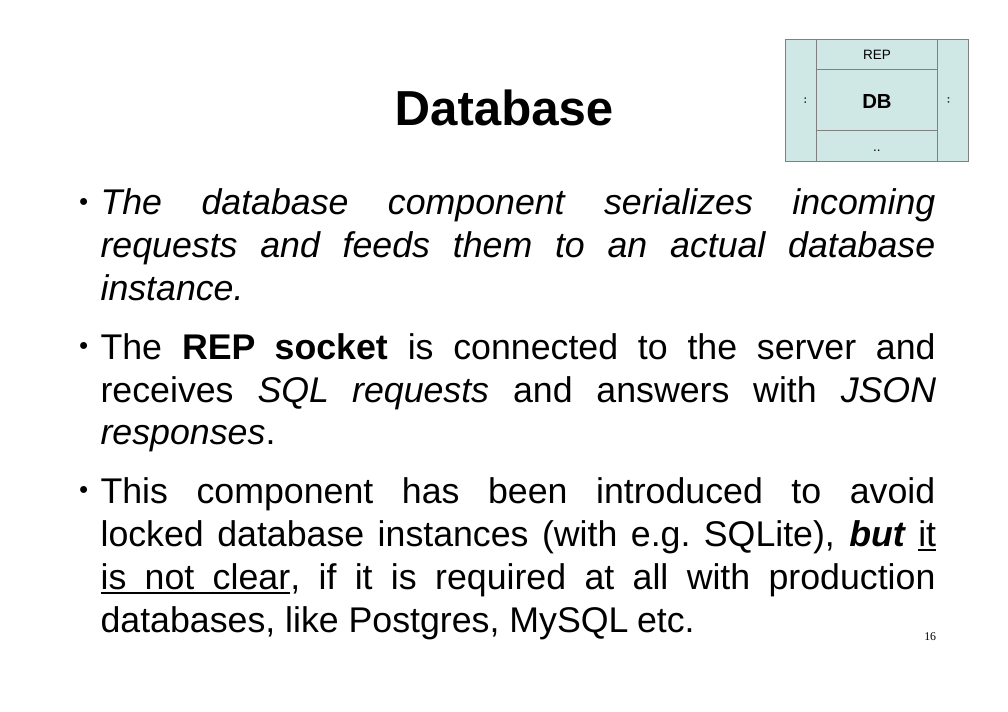
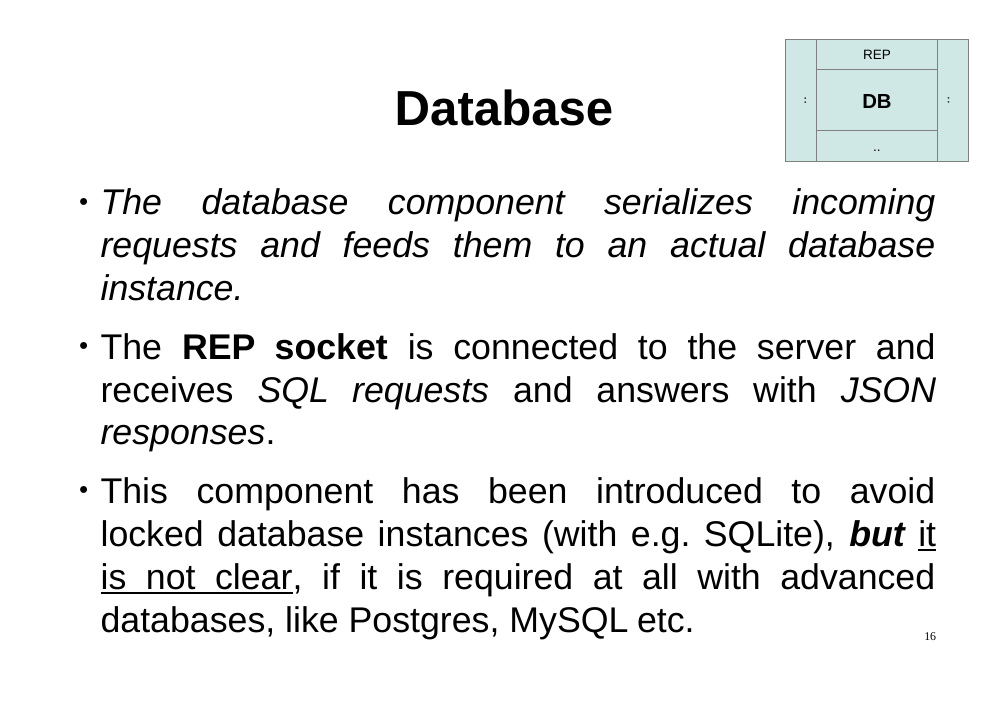
Before and after one commit to hsk81/fx-zero, a slide deck: slide 16 of doc/presentation/fx-zero.odp. Drawn at 1008x712 pixels with LibreOffice and Linux fonts; fonts in the diff are those of the drawing. Boxes give left, top, right and bottom in pixels: in the first picture for what was removed or moved away, otherwise in the second. Text is boxed around its words. In the diff, an @@ line names an element or a change of style, - is before the commit and + after.

```diff
--- a/doc/presentation/fx-zero.odp
+++ b/doc/presentation/fx-zero.odp
@@ text at box(101, 477, 936, 639): text changed @@
-● This component has been introduced to avoid locked database instances (with e.g. SQLite), but it is not clear, if it is required at all with production databases, like Postgres, MySQL etc.
+● This component has been introduced to avoid locked database instances (with e.g. SQLite), but it is not clear, if it is required at all with advanced databases, like Postgres, MySQL etc.
```
Also in this commit, not shown: 10 other slides changed, 3 slides added, 1 slide removed, 8 other files.
